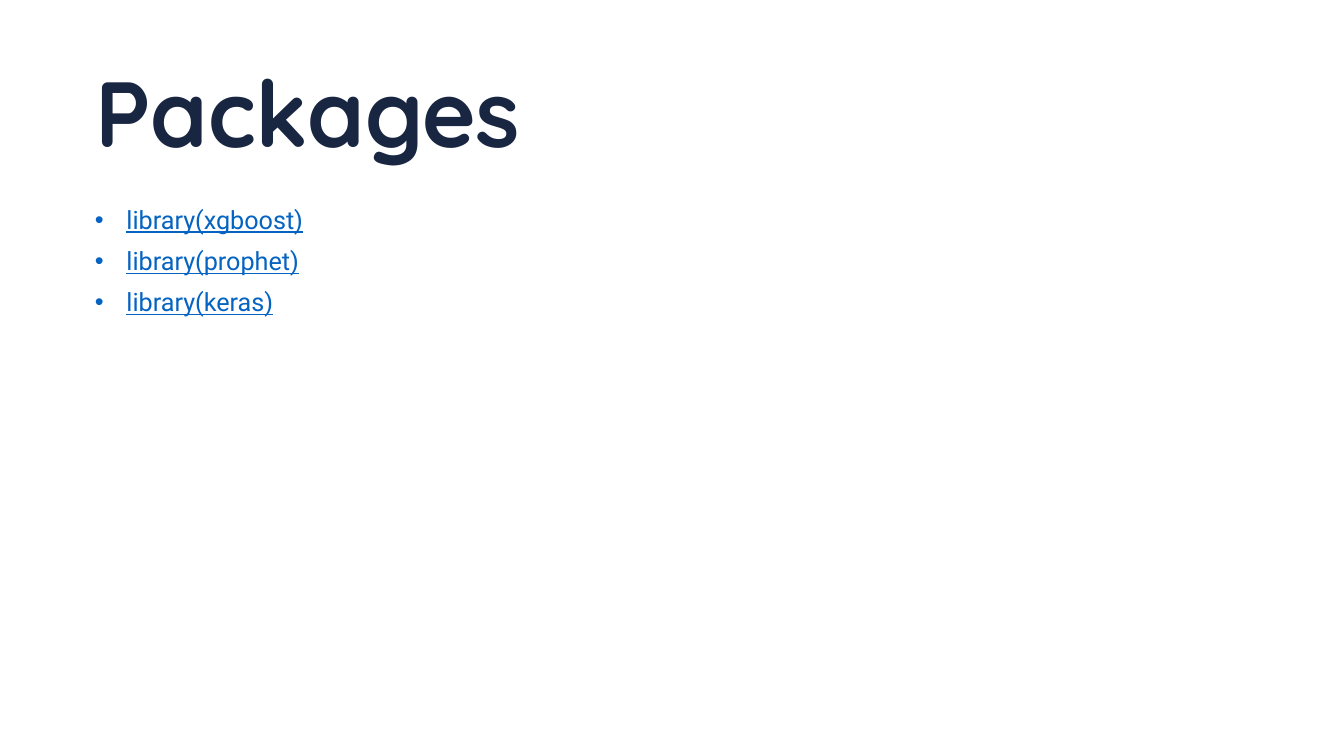
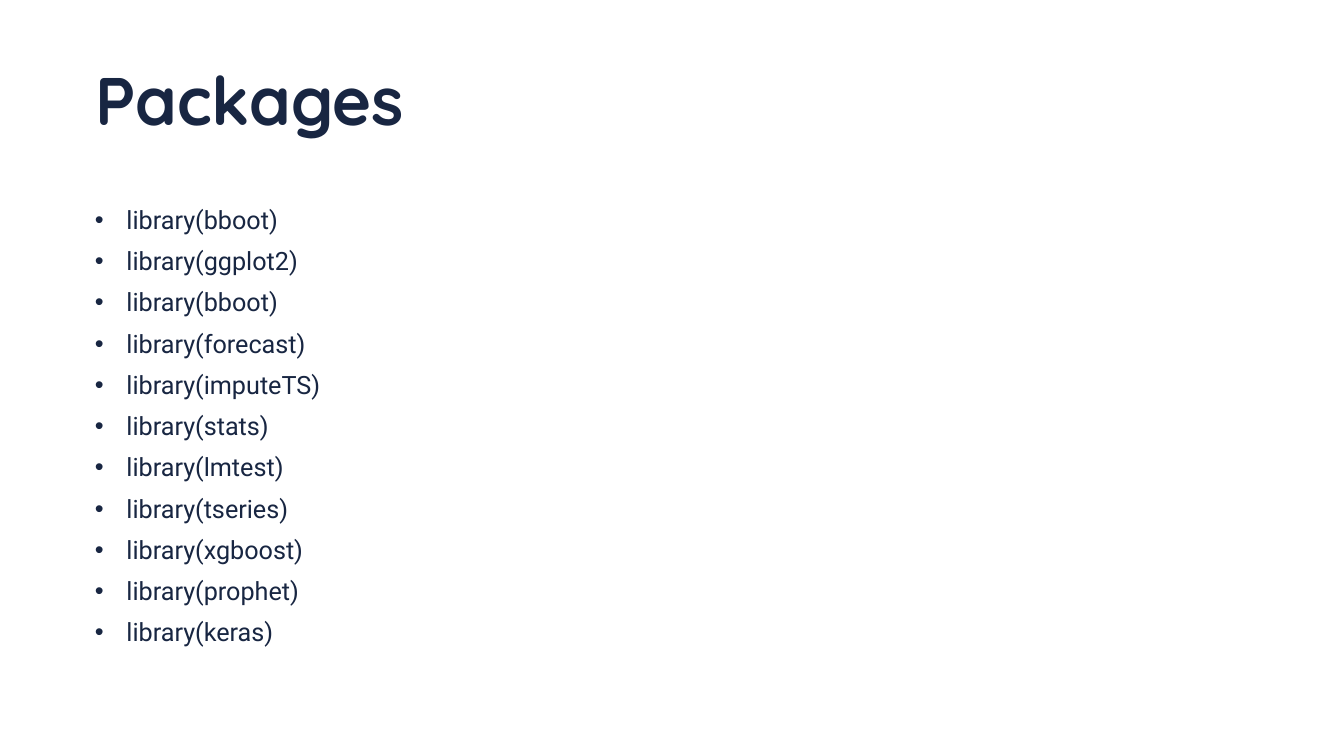
Before and after one commit to silviufilote/S4HDD, a slide deck: slide 45 of Time series project/documentation/slides.pptx (slide 32 before the commit). Drawn at 1344x756 pixels with LibreOffice and Linux fonts; fonts in the diff are those of the drawing; background and template pictures are left out. Boxes give left, top, right and bottom in pixels: in the first picture for what was removed or moved away, otherwise in the second. Text is boxed around its words. In the diff, an @@ line names an element or a change of style, - is before the commit and + after.

```diff
--- a/Time series project/documentation/slides.pptx
+++ b/Time series project/documentation/slides.pptx
@@ title "Packages" at [95, 75, 404, 139]: size 66 to 48 pt @@
@@ text at [126, 209, 320, 524]: paragraphs added @@
+• library(bboot)
+• library(ggplot2)
+• library(bboot)
+• library(forecast)
+• library(imputeTS)
+• library(stats)
+• library(lmtest)
+• library(tseries)
@@ text at [126, 539, 303, 647]: text colour #0563C1 to #182642, underline off in "library(xgboost)", "library(prophet)", "library(keras)" @@
```
Also in this commit, not shown: 17 other slides changed, 13 slides added, 2 other files.
